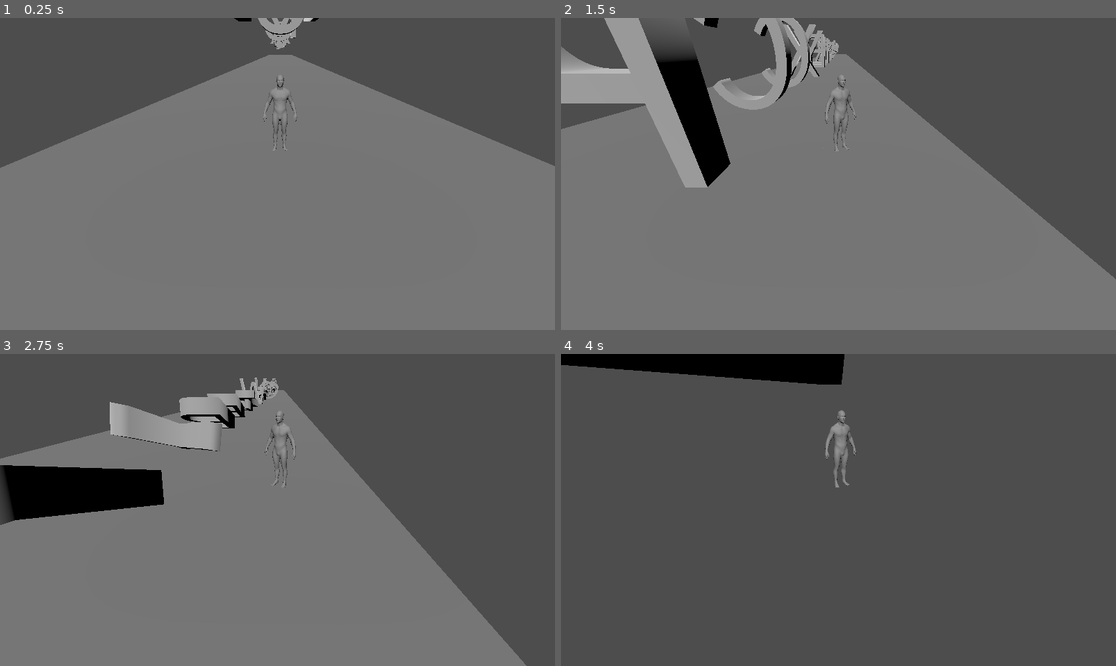
Above: before the commit, frames 1-4 (two rows, left to right).
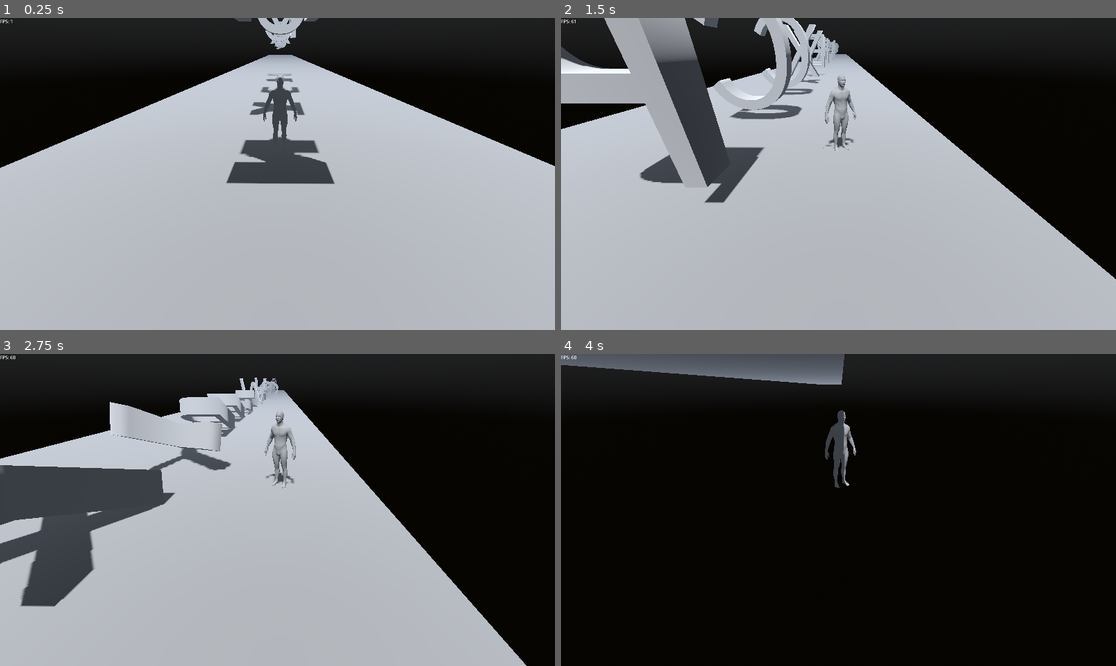
Above: after the commit, the same moments.

Repository: Togira123/Escape-the-Server
Game: Godot game, scene res://scenes/main.tscn
Same seed, same stepped clock (60 frames per second), same inputs: the game is played once before the commit and once after it.
Inputs:
- Up to frame 1 (0.25 s): no input
- Up to frame 2 (1.5 s): hold D (move_right) 0.53-1.28 s; tap Space (jump) at 0.77 s; hold A (move_left) from 1.28 s (still down)
- Up to frame 3 (2.75 s): tap Space (jump) at 1.52 s; release A (move_left) at 2.03 s; hold D (move_right) from 2.03 s (still down)
- Up to frame 4 (4 s): tap Space (jump) at 3.02, 3.77 s; release D (move_right) at 3.53 s; hold A (move_left) from 3.53 s (still down)

The runs differ from the first frame. In frame 1, 100% of the frame differs, in the area x 0-100%, y 0-100%; in frame 2, 97%; in frame 3, 100%; in frame 4, 100%.

Commit message:
added fps counter and fog

Diff:
--- a/project.godot
+++ b/project.godot
@@ -51,6 +51,4 @@
 
 [rendering]
 
-renderer/rendering_method="gl_compatibility"
-renderer/rendering_method.mobile="gl_compatibility"
 textures/vram_compression/import_etc2_astc=true
--- a/scenes/main.tscn
+++ b/scenes/main.tscn
@@ -1,10 +1,29 @@
-[gd_scene load_steps=4 format=3 uid="uid://b7ts0yd67xbb4"]
+[gd_scene load_steps=8 format=3 uid="uid://b7ts0yd67xbb4"]
 
 [ext_resource type="Script" path="res://scripts/level.gd" id="1_3nhe7"]
 [ext_resource type="PackedScene" uid="uid://btp5j8qud4l7o" path="res://scenes/ground.tscn" id="1_ueqbu"]
 [ext_resource type="PackedScene" uid="uid://dctl13pmqv82u" path="res://scenes/player.tscn" id="2_n0dpm"]
+[ext_resource type="Script" path="res://scripts/fps_counter.gd" id="4_kghnm"]
+
+[sub_resource type="PhysicalSkyMaterial" id="PhysicalSkyMaterial_px377"]
+
+[sub_resource type="Sky" id="Sky_3o4bv"]
+sky_material = SubResource("PhysicalSkyMaterial_px377")
+
+[sub_resource type="Environment" id="Environment_006tc"]
+background_mode = 2
+sky = SubResource("Sky_3o4bv")
+fog_enabled = true
 
 [node name="Main" type="Node"]
+
+[node name="WorldEnvironment" type="WorldEnvironment" parent="."]
+environment = SubResource("Environment_006tc")
+
+[node name="FPS Counter" type="Label" parent="."]
+offset_right = 40.0
+offset_bottom = 23.0
+script = ExtResource("4_kghnm")
 
 [node name="Level" type="Node3D" parent="."]
 transform = Transform3D(1, 0, 0, 0, 1, -1.18347e-08, 0, -7.07807e-10, 1, 0, 9.53674e-07, 1.90735e-06)
@@ -12,7 +31,8 @@
 modules = Array[PackedScene]([ExtResource("1_ueqbu")])
 
 [node name="DirectionalLight3D" type="DirectionalLight3D" parent="."]
-transform = Transform3D(1, 0, 0, 0, -0.78313, 0.621859, 0, -0.621859, -0.78313, 0, 27.8078, 11.246)
+transform = Transform3D(1, 0, 0, 0, -0.43754, 0.899199, 0, -0.899199, -0.43754, 0, 34.9498, 11.246)
+shadow_enabled = true
 
 [node name="Player" parent="." instance=ExtResource("2_n0dpm")]
 
--- /dev/null
+++ b/scripts/fps_counter.gd
@@ -0,0 +1,7 @@
+extends Label
+
+
+# Called every frame. 'delta' is the elapsed time since the previous frame.
+func _process(delta):
+	text = ""
+	text += "FPS: " + str(Engine.get_frames_per_second())
